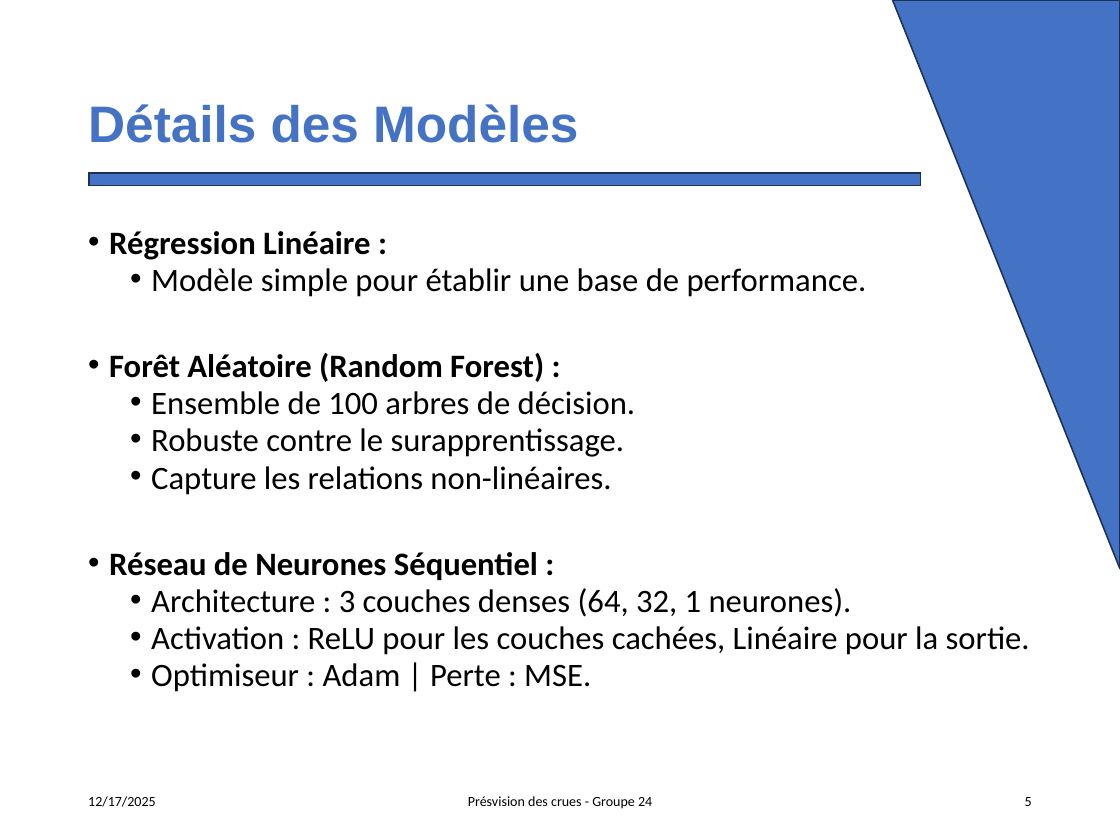
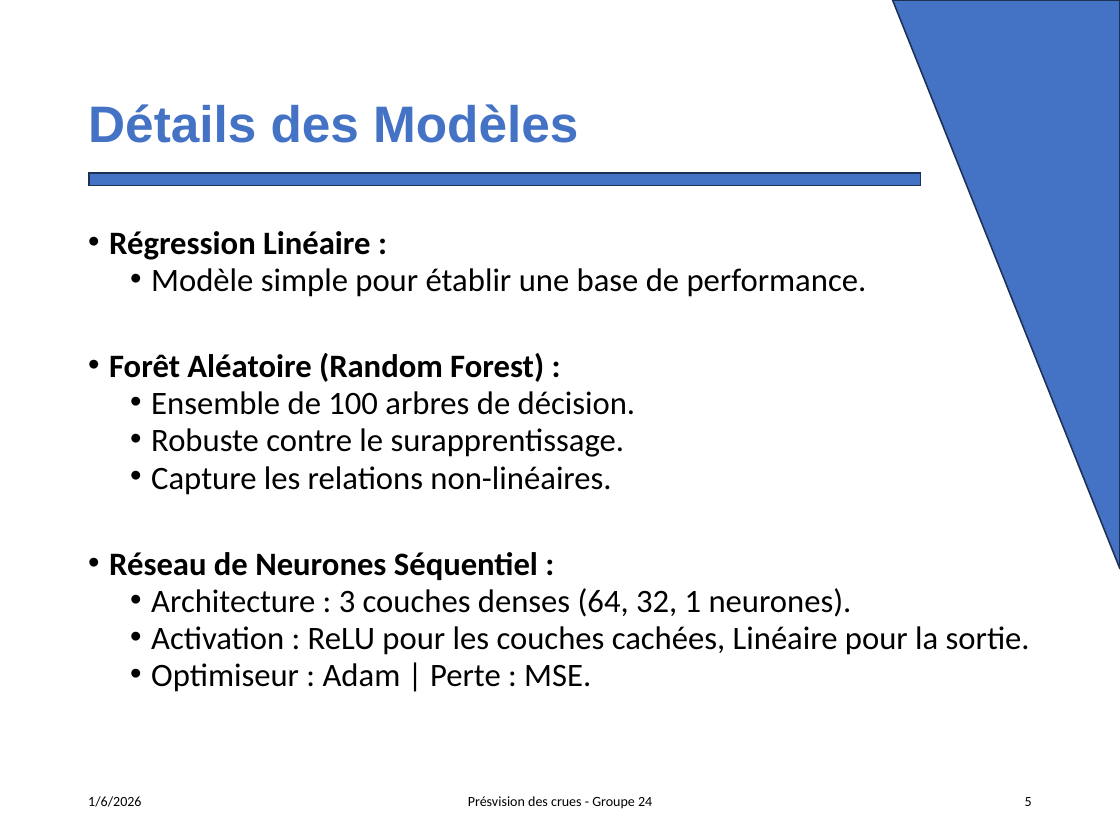
Before and after one commit to Melvins45/TPE-INF-365---Prevision-des-crues, a slide deck: slide 5 of presentation_projet final.pptx. Drawn at 1120x840 pixels with LibreOffice and Linux fonts; fonts in the diff are those of the drawing. Boxes give left, top, right and bottom in pixels: in the first picture for what was removed or moved away, otherwise in the second. Text is boxed around its words. In the diff, an @@ line names an element or a change of style, - is before the commit and + after.

```diff
--- a/presentation_projet final.pptx
+++ b/presentation_projet final.pptx
@@ text in rectangle at (88,796,141,807): text changed @@
-12/17/2025
+1/6/2026
```
Also in this commit, not shown: 7 other slides changed, 32 other files.
